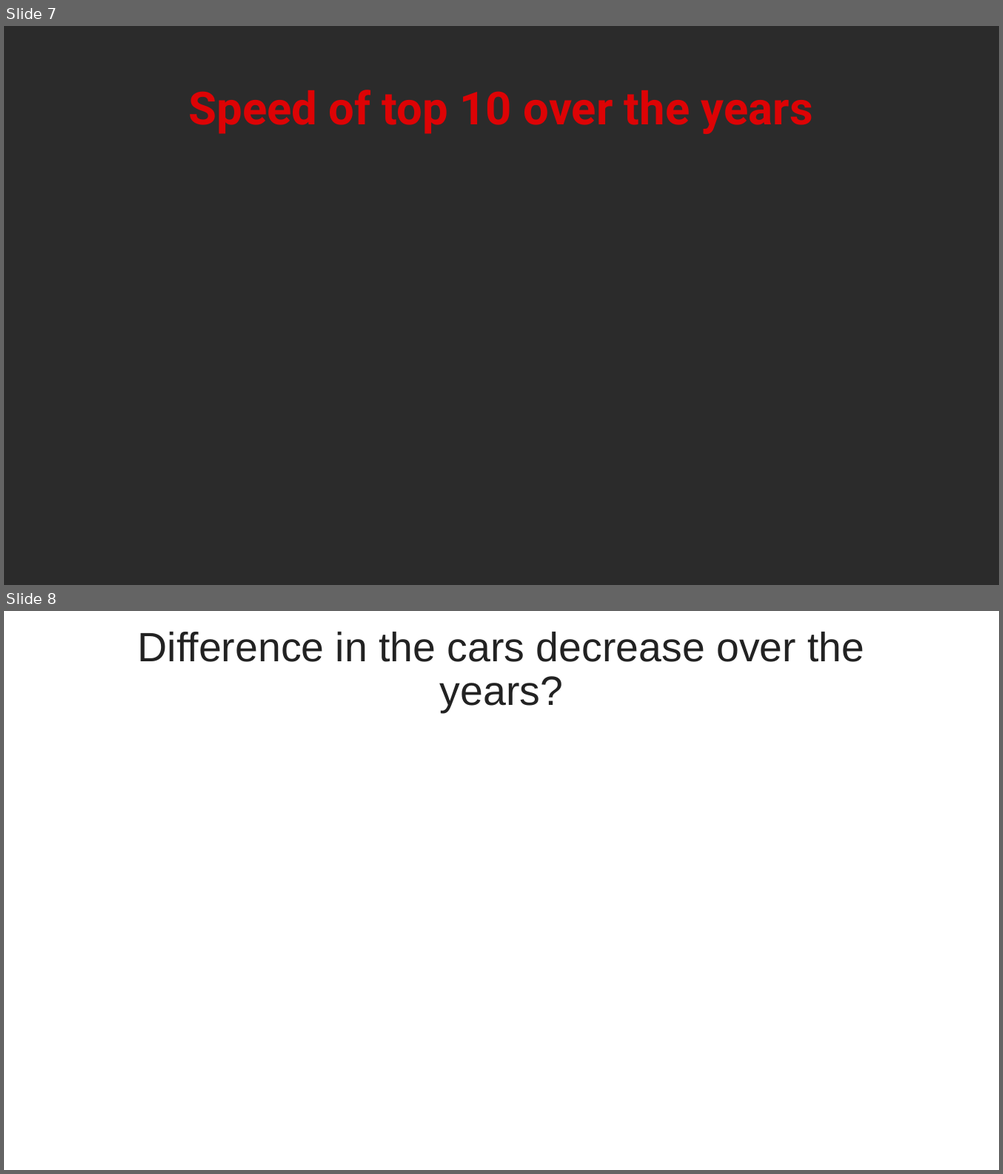
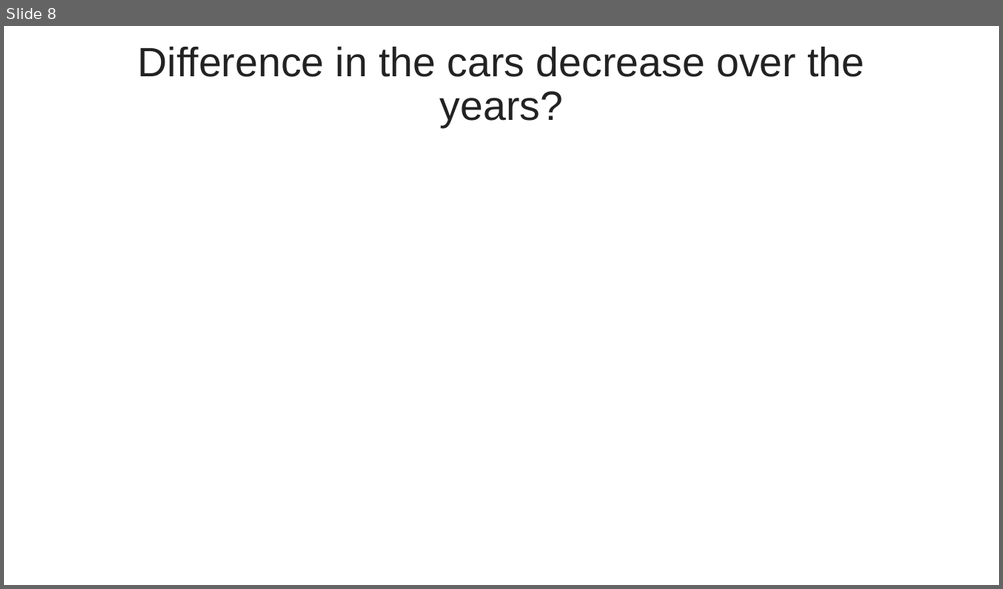
Before and after one commit to MateuszMajak/R_Visual, a slide deck: Presentation/F1_Presentation_Moyo_Majak.pptx. Shown one above the other, each under a label of ours: slides 7 and 8 before the commit, slide 8 after it. The pictures are 1003x1174 and 1003x589 pixels, drawn with LibreOffice and Linux fonts; fonts in the diff are those of the drawing; background and template pictures are left out; a plain dark background stands for a picture behind light text. Boxes give left, top, right and bottom in pixels: in the first picture for what was removed or moved away, otherwise in the second. Text is boxed around its words. In the diff, an @@ line names an element or a change of style, - is before the commit and + after.

```diff
--- a/Presentation/F1_Presentation_Moyo_Majak.pptx
+++ b/Presentation/F1_Presentation_Moyo_Majak.pptx
@@ slide 7 removed at (4, 26, 999, 585), background picture (left out) @@
@@ title removed at (189, 90, 813, 134) @@
-Speed of top 10 over the years
```
Also in this commit, not shown: 3 slides changed, 4 slides added, 2 other slides removed, 1 other file.
